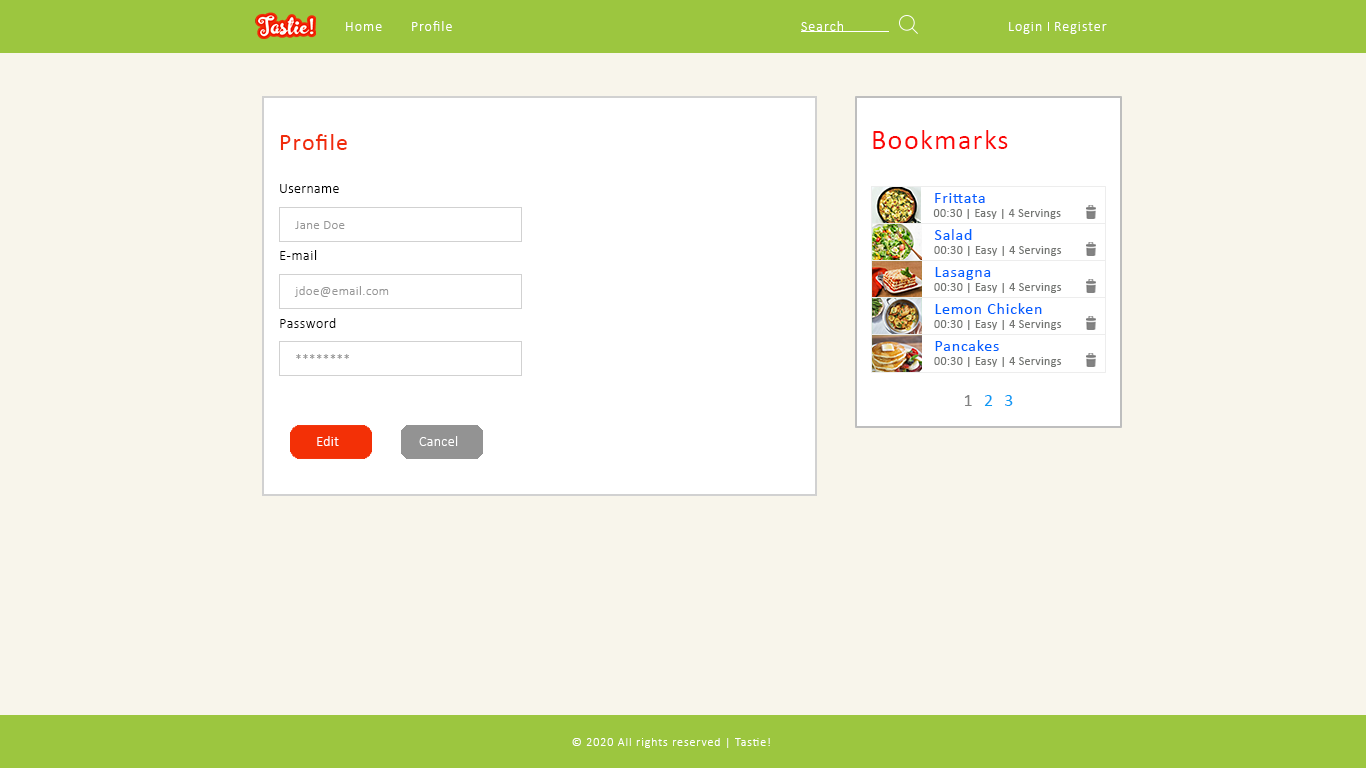
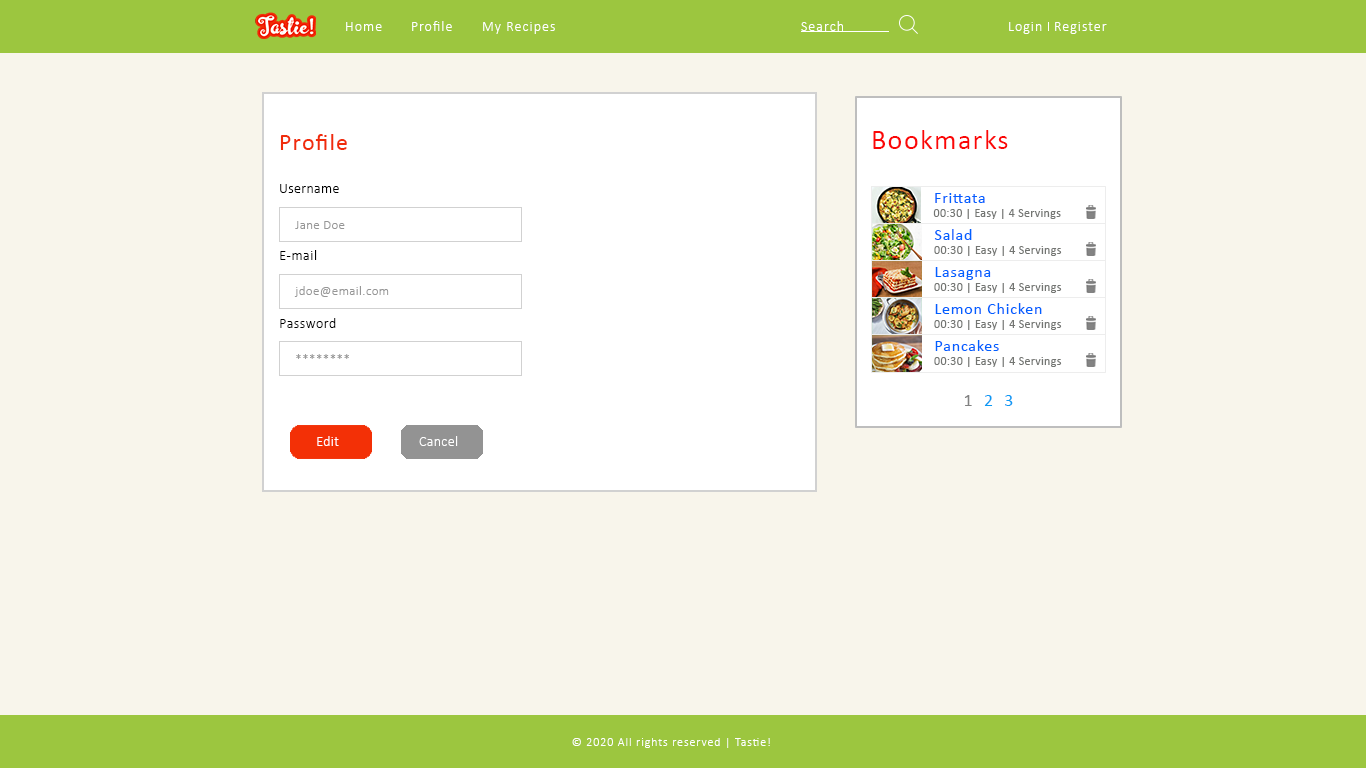
Layer changes from the first (1366, 768) image to the second:
painted on "box" over 262, 92, 817, 496
added layer "My Recipes" in group "header" over 483, 22, 555, 34
